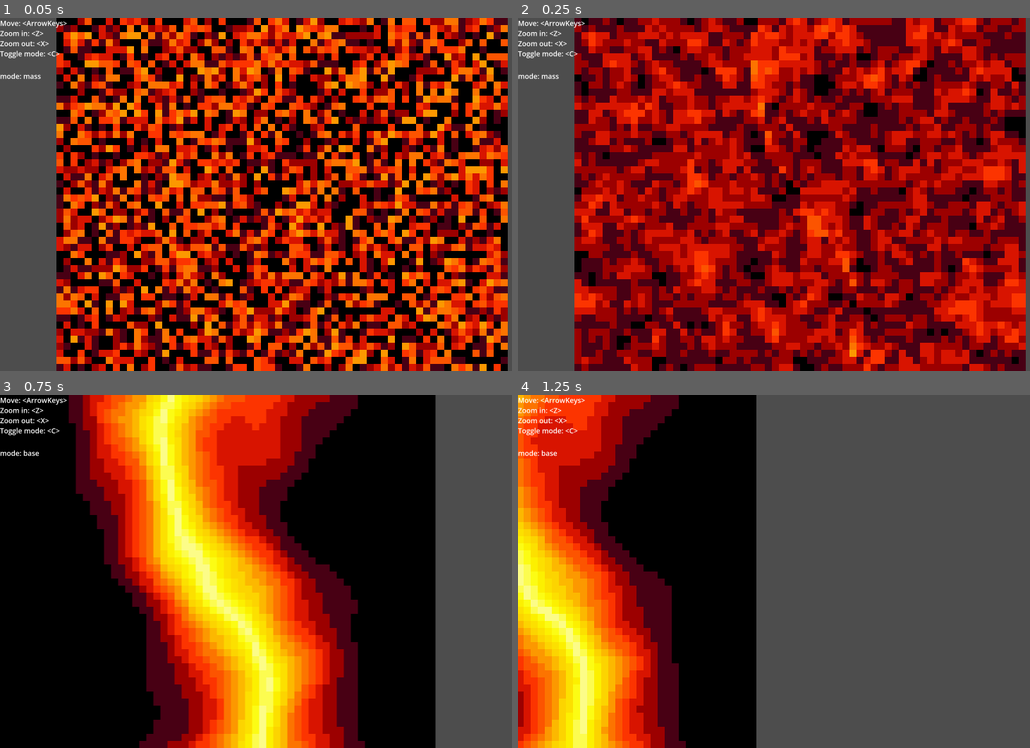
Above: before the commit, frames 1-4 (two rows, left to right).
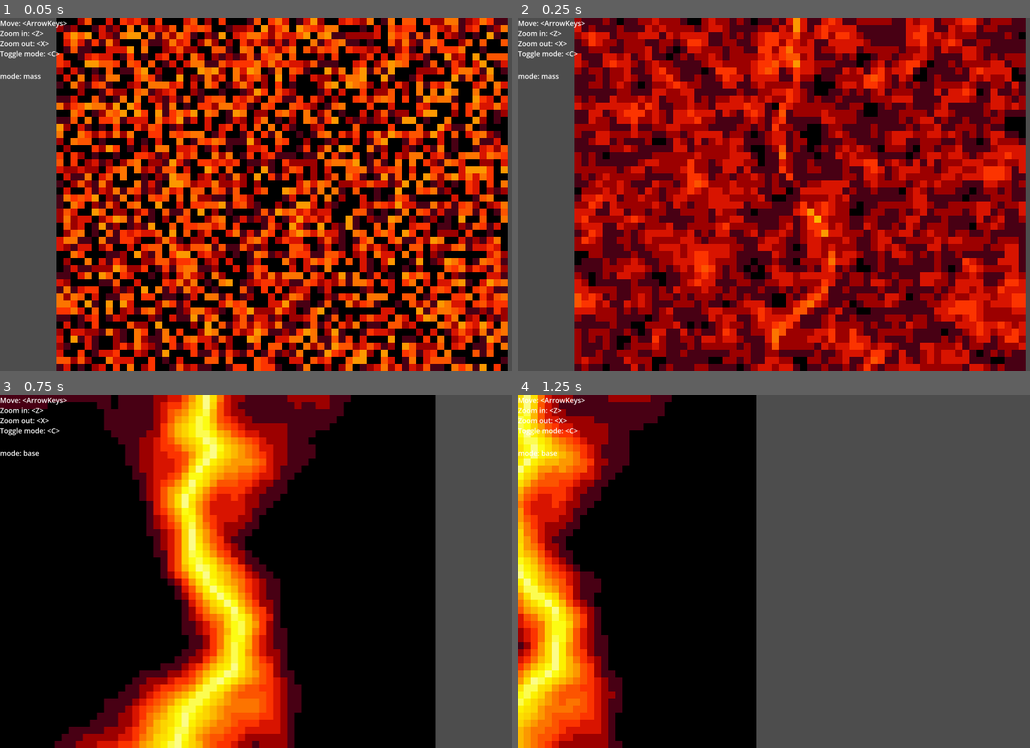
Above: after the commit, the same moments.

Repository: bingecraft-net/sandbox
Game: Godot game, scene res://scenes/game.tscn
Two runs of this game, one before a commit and one after it. Both use one fixed random seed, a clock stepped at 60 frames per second and the inputs below.
Inputs:
- Up to frame 1 (0.05 s): no input
- Up to frame 2 (0.25 s): no input
- Up to frame 3 (0.75 s): hold Right (ui_right) from 0.53 s (still down); tap C (toggle mode) at 0.6 s
- Up to frame 4 (1.25 s): keep holding Right (ui_right)

Frame 1 is identical in both runs. In frame 2, 10% of the frame differs, in the area x 11-100%, y 0-100%; in frame 3, 42%, in the area x 0-72%, y 0-100%; in frame 4, 23%.

Commit message:
frequency

Diff:
--- a/scenes/cell.gd
+++ b/scenes/cell.gd
@@ -37,6 +37,7 @@
 	var a = noise.get_noise_3d(x + offset.x, y + offset.y, time)
 	return pow(abs(sin(PI * a)), 0.5)
 
+
 func _on_node_2d_character_on_mode_change() -> void:
 	mode = not mode
 
--- a/scenes/game.tscn
+++ b/scenes/game.tscn
@@ -5,7 +5,6 @@
 [ext_resource type="PackedScene" uid="uid://1b62wt0iucbm" path="res://scenes/character.tscn" id="2_lnu2h"]
 
 [sub_resource type="FastNoiseLite" id="FastNoiseLite_0e48y"]
-frequency = 0.005
 
 [node name="Game" type="Node2D" unique_id=1279532778]
 script = ExtResource("1_e2o6t")
